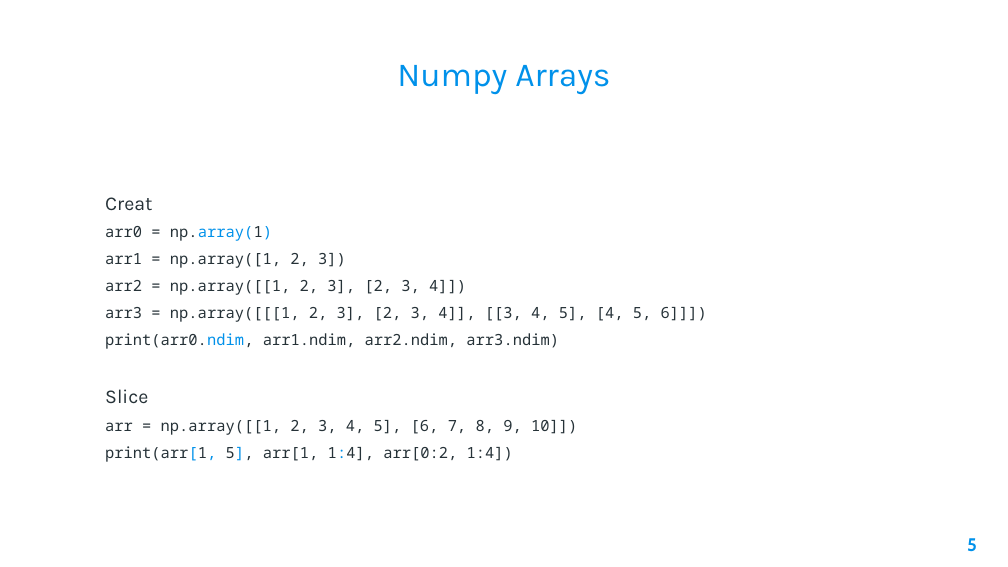
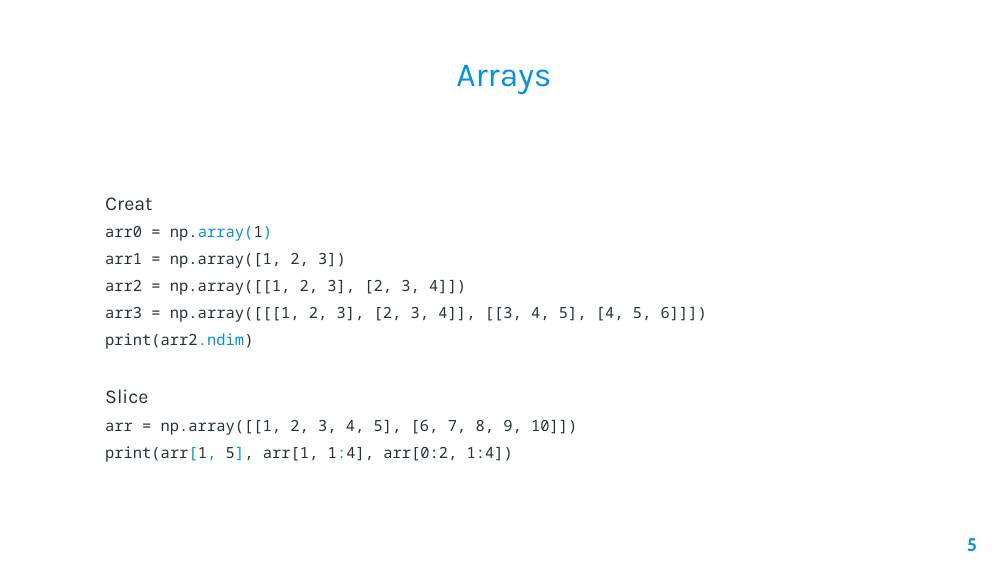
Before and after one commit to AleeRezaa/learn-python, a slide deck: slide 5 of 4 Data Science.pptx. Drawn at 1008x567 pixels with LibreOffice and Linux fonts; fonts in the diff are those of the drawing; background and template pictures are left out. Boxes give left, top, right and bottom in pixels: in the first picture for what was removed or moved away, otherwise in the second. Text is boxed around its words. In the diff, an @@ line names an element or a change of style, - is before the commit and + after.

```diff
--- a/4 Data Science.pptx
+++ b/4 Data Science.pptx
@@ title at (x1=456, y1=65, x2=551, y2=94): text changed @@
-Numpy Arrays
+Arrays
@@ text at (x1=105, y1=333, x2=253, y2=349): text changed @@
-print(arr0.ndim, arr1.ndim, arr2.ndim, arr3.ndim)
+print(arr2.ndim)
```
Also in this commit, not shown: 3 other slides changed, 1 slide added.
